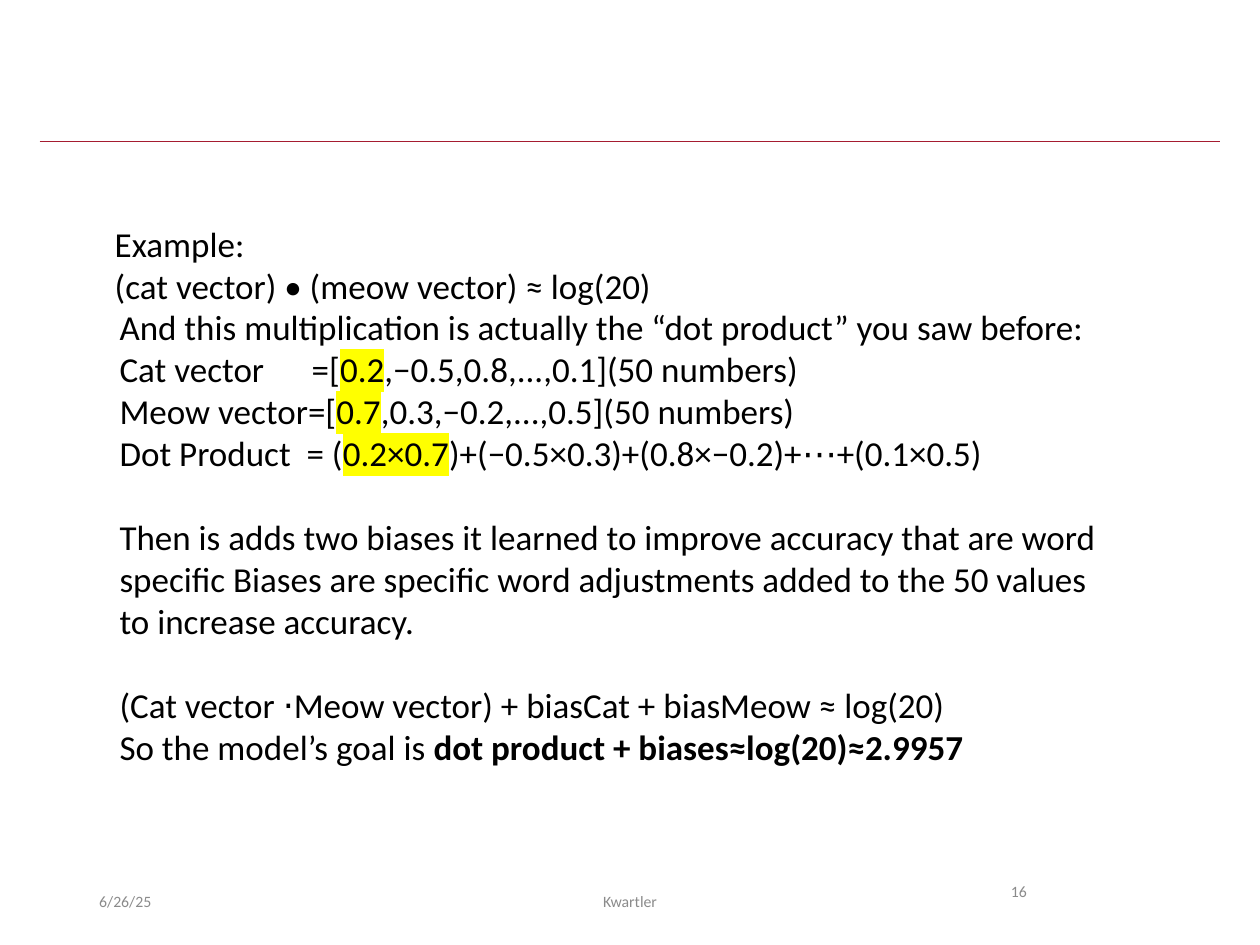
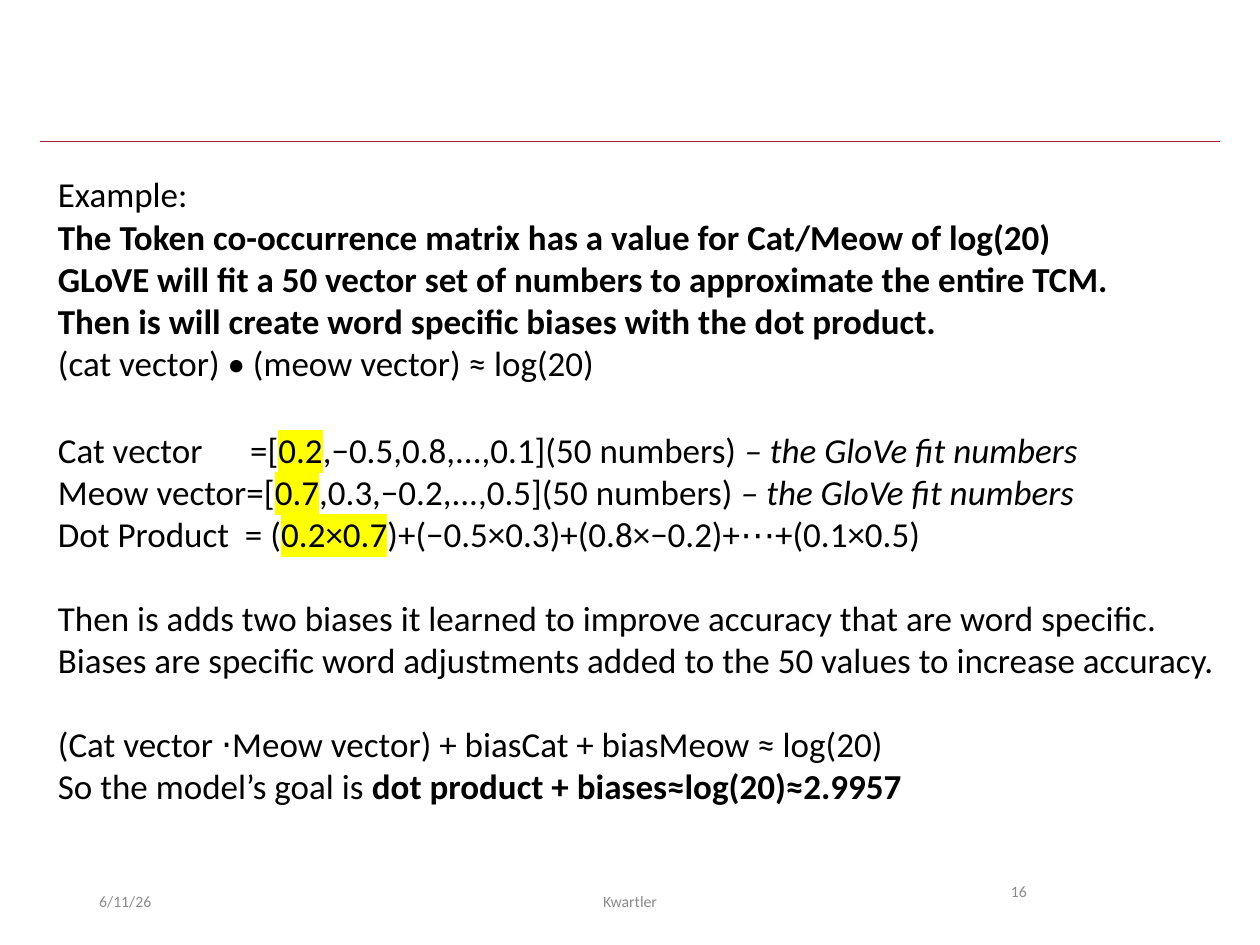
Before and after one commit to kwartler/GSERM_2025, a slide deck: slide 16 of lessons/Day5/A_TextVectors_RAG_compressed.pptx. Drawn at 1260x945 pixels with LibreOffice and Linux fonts; fonts in the diff are those of the drawing. Boxes give left, top, right and bottom in pixels: in the first picture for what was removed or moved away, otherwise in the second. Text is boxed around its words. In the diff, an @@ line names an element or a change of style, - is before the commit and + after.

```diff
--- a/lessons/Day5/A_TextVectors_RAG_compressed.pptx
+++ b/lessons/Day5/A_TextVectors_RAG_compressed.pptx
@@ text "Example:" moved from (x1=115, y1=232, x2=651, y2=305) to (x1=58, y1=182, x2=1107, y2=382) @@
@@ text at (x1=58, y1=224, x2=1107, y2=340): paragraphs added @@
+The Token co-occurrence matrix has a value for Cat/Meow of log(20)
+GLoVE will fit a 50 vector set of numbers to approximate the entire TCM.
+Then is will create word specific biases with the dot product.
@@ text "Cat vector =[0.2,−0.5,0.8,...,0.1](50 numbers) – ..." moved from (x1=120, y1=315, x2=1095, y2=766) to (x1=58, y1=434, x2=1213, y2=805) @@
@@ text at (x1=58, y1=434, x2=1077, y2=514): text changed @@
-And this multiplication is actually the “dot product” you saw before:
-Cat vector =[0.2,−0.5,0.8,...,0.1](50 numbers)
-Meow vector=[0.7,0.3,−0.2,...,0.5](50 numbers)
+Cat vector =[0.2,−0.5,0.8,...,0.1](50 numbers) – the GloVe fit numbers
+Meow vector=[0.7,0.3,−0.2,...,0.5](50 numbers) – the GloVe fit numbers
@@ text at (x1=58, y1=606, x2=1213, y2=679): text changed @@
-Then is adds two biases it learned to improve accuracy that are word specific Biases are specific word adjustments added to the 50 values to increase accuracy.
+Then is adds two biases it learned to improve accuracy that are word specific. Biases are specific word adjustments added to the 50 values to increase accuracy.
@@ text at (x1=99, y1=896, x2=151, y2=908): text changed @@
-6/26/25
+6/11/26
```
Also in this commit, not shown: 31 other slides changed, 2 slides added, 22 other files.
